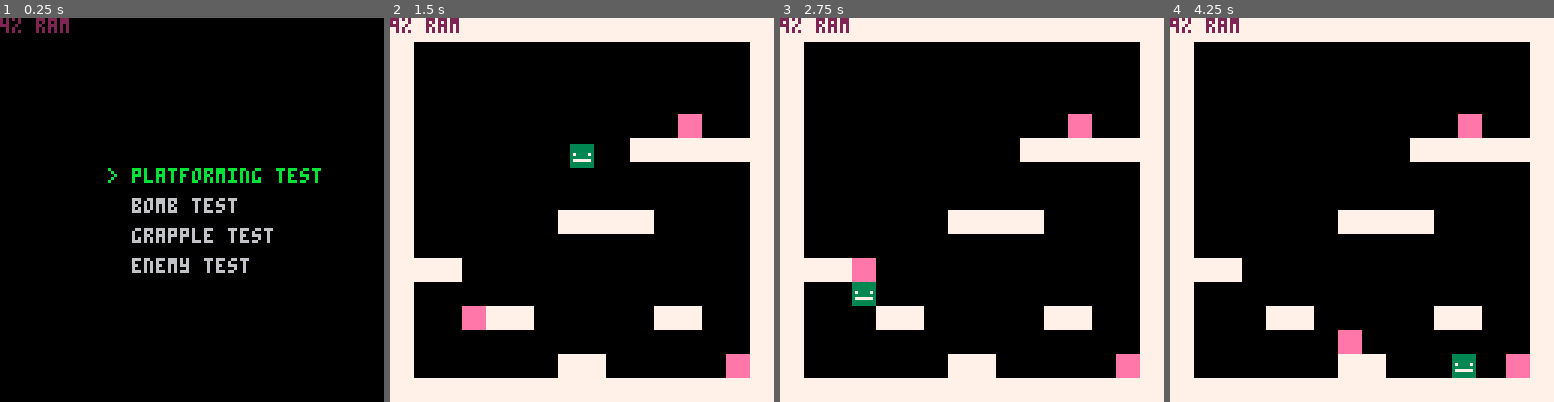
Above: before the commit, frames 1-4 (left to right).
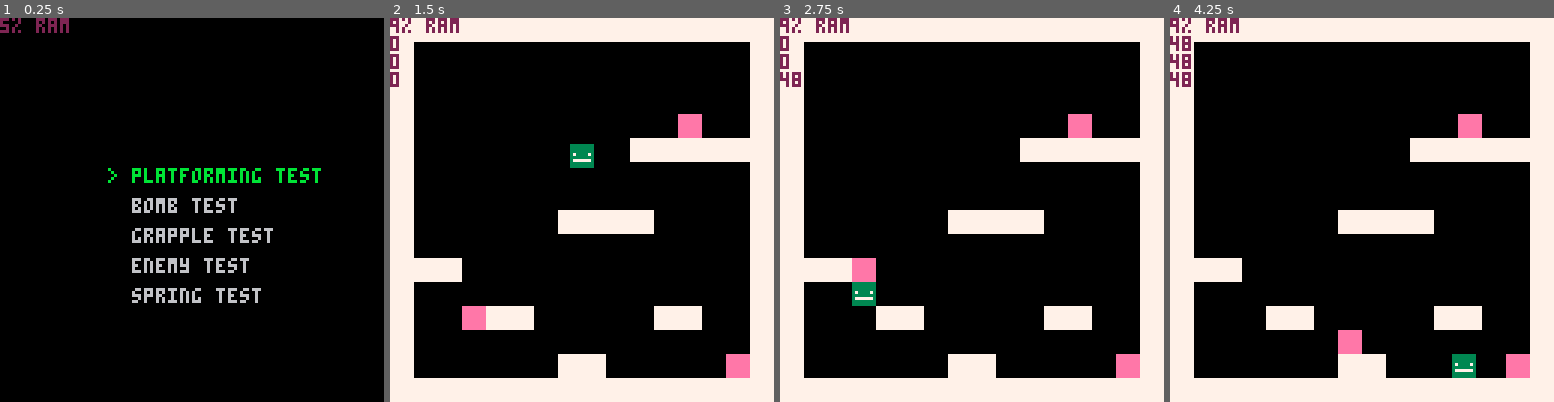
Above: after the commit, the same moments.

Repository: Bakawy/Pico_Games
Game: PICO-8 cartridge jump_game.p8
Two runs of this game, one before a commit and one after it. Both use one fixed random seed, a clock stepped at 60 frames per second and the inputs below.
Inputs:
- Up to frame 1 (0.25 s): no input
- Up to frame 2 (1.5 s): tap O (Z key) at 0.33, 0.7, 1.43 s; tap X (X key) at 1.07 s
- Up to frame 3 (2.75 s): hold Left 1.97-2.37 s; tap X (X key) at 2.07, 2.4, 2.73 s; tap O (Z key) at 2.22 s; hold Down from 2.42 s (still down)
- Up to frame 4 (4.25 s): release Down at 2.82 s; hold Right 2.87-3.53 s; tap X (X key) every 0.33 s from 3.07 to 4.07 s; tap O (Z key) at 3.1, 3.98 s; hold Up 3.58-4.08 s; hold Right from 4.13 s (still down)

The runs differ from the first frame. In frame 1, 0.6% of the frame differs, in the area x 0-68%, y 0-75%; in frame 2, 0.2%; in frame 3, 0.3%; in frame 4, 0.4%.

Commit message:
enemies die when exploded added spring test

Diff:
--- a/jump_game.p8
+++ b/jump_game.p8
@@ -10,13 +10,13 @@
 0 - main menu
 1 - game
 ]]
+#include scripts/jump_game/helper.lua
 #include scripts/jump_game/game.lua
 #include scripts/jump_game/player.lua
 #include scripts/jump_game/tile.lua
 #include scripts/jump_game/environment.lua
 #include scripts/jump_game/enemy.lua
 #include scripts/jump_game/menu.lua
-#include scripts/jump_game/helper.lua
 #include scripts/jump_game/main.lua
 
 __gfx__
@@ -28,14 +28,14 @@
 00700700377777738777777800000000000000000000000000000000000000000000000000000000000000000000000000000000000000000000000000000000
 00000000333333338888888800000000000000000000000000000000000000000000000000000000000000000000000000000000000000000000000000000000
 00000000333333338888888800000000000000000000000000000000000000000000000000000000000000000000000000000000000000000000000000000000
-eeeeeeee99999999cccccccc00000000000000000000000000000000000000000000000000000000000000000000000000000000000000000000000000000000
-eeeeeeee99999999cccccccc00000000000000000000000000000000000000000000000000000000000000000000000000000000000000000000000000000000
-eeeeeeee99999999cccccccc00000000000000000000000000000000000000000000000000000000000000000000000000000000000000000000000000000000
-eeeeeeee99999999cccccccc00000000000000000000000000000000000000000000000000000000000000000000000000000000000000000000000000000000
-eeeeeeee99999999cccccccc00000000000000000000000000000000000000000000000000000000000000000000000000000000000000000000000000000000
-eeeeeeee99999999cccccccc00000000000000000000000000000000000000000000000000000000000000000000000000000000000000000000000000000000
-eeeeeeee99999999cccccccc00000000000000000000000000000000000000000000000000000000000000000000000000000000000000000000000000000000
-eeeeeeee99999999cccccccc00000000000000000000000000000000000000000000000000000000000000000000000000000000000000000000000000000000
+eeeeeeee99999999ccccccccbbbbbbbb000000000000000000000000000000000000000000000000000000000000000000000000000000000000000000000000
+eeeeeeee99999999ccccccccbbbbbbbb000000000000000000000000000000000000000000000000000000000000000000000000000000000000000000000000
+eeeeeeee99999999ccccccccbbbbbbbb000000000000000000000000000000000000000000000000000000000000000000000000000000000000000000000000
+eeeeeeee99999999ccccccccbbbbbbbb000000000000000000000000000000000000000000000000000000000000000000000000000000000000000000000000
+eeeeeeee99999999ccccccccbbbbbbbb000000000000000000000000000000000000000000000000000000000000000000000000000000000000000000000000
+eeeeeeee99999999ccccccccbbbbbbbb000000000000000000000000000000000000000000000000000000000000000000000000000000000000000000000000
+eeeeeeee99999999ccccccccbbbbbbbb000000000000000000000000000000000000000000000000000000000000000000000000000000000000000000000000
+eeeeeeee99999999ccccccccbbbbbbbb000000000000000000000000000000000000000000000000000000000000000000000000000000000000000000000000
 00000000000000000000000000000000000000000000000000000000000000000000000000000000000000000000000000000000000000000000000000000000
 00000000000000000000000000000000000000000000000000000000000000000000000000000000000000000000000000000000000000000000000000000000
 00000000000000000000000000000000000000000000000000000000000000000000000000000000000000000000000000000000000000000000000000000000
@@ -53,7 +53,7 @@
 77777777666666660000000000000000000000000000000000000000000000000000000000000000000000000000000000000000000000000000000000000000
 77777777666666660000000000000000000000000000000000000000000000000000000000000000000000000000000000000000000000000000000000000000
 __gff__
-0000000000000000000000000000000003030300000000000000000000000000000000000000000000000000000000000105000000000000000000000000000000000000000000000000000000000000000000000000000000000000000000000000000000000000000000000000000000000000000000000000000000000000
+0000000000000000000000000000000003030303000000000000000000000000000000000000000000000000000000000105000000000000000000000000000000000000000000000000000000000000000000000000000000000000000000000000000000000000000000000000000000000000000000000000000000000000
 0000000000000000000000000000000000000000000000000000000000000000000000000000000000000000000000000000000000000000000000000000000000000000000000000000000000000000000000000000000000000000000000000000000000000000000000000000000000000000000000000000000000000000
 __map__
 0000000000000000000000000000000000000000000000000000000000000000000000000000000000000000000000000000000000000000000000000000000000000000000000000000000000000000000000000000000000000000000000000000000000000000000000000000000000000000000000000000000000000000
@@ -72,19 +72,19 @@
 0000000000000000000000000000000000000000000000000000000000000000000000000000000000000000000000000000000000000000000000000000000000000000000000000000000000000000000000000000000000000000000000000000000000000000000000000000000000000000000000000000000000000000
 0000000000000000000000000000000000000000000000000000000000000000000000000000000000000000000000000000000000000000000000000000000000000000000000000000000000000000000000000000000000000000000000000000000000000000000000000000000000000000000000000000000000000000
 0000000000000000000000000000000000000000000000000000000000000000000000000000000000000000000000000000000000000000000000000000000000000000000000000000000000000000000000000000000000000000000000000000000000000000000000000000000000000000000000000000000000000000
-3030303030303030303030303030303031313131313131313131313131313131303030303030303030303030303030303030303030303030303030303030303000000000000000000000000000000000000000000000000000000000000000000000000000000000000000000000000000000000000000000000000000000000
-3000000000000000000000000000003031000000000000000000000000000031300000000000000000000000000000303000000000000000000000000000003000000000000000000000000000000000000000000000000000000000000000000000000000000000000000000000000000000000000000000000000000000000
-3000000000000000000000000000003031000000000000000000000000000031300000000000000000000000000000303000000000000000000000000000003000000000000000000000000000000000000000000000000000000000000000000000000000000000000000000000000000000000000000000000000000000000
-3000000000000000000000000000003031000000000000000000000000000031300000000000000000000000000000303000000000000000000000000000003000000000000000000000000000000000000000000000000000000000000000000000000000000000000000000000000000000000000000000000000000000000
-3000000000000000000000001000003031000000000000000000000000000031300000000000000000000000000000303000000000000000000000000000003000000000000000000000000000000000000000000000000000000000000000000000000000000000000000000000000000000000000000000000000000000000
-3000000000000000000030303030303031000000000000000000000000000031300000000000000000000000000000303000000000000000000000000000003000000000000000000000000000000000000000000000000000000000000000000000000000000000000000000000000000000000000000000000000000000000
-3000000000000000000000000000003031000000000000000000000000000031300000000000000000000000000000303000000000000000000000000000003000000000000000000000000000000000000000000000000000000000000000000000000000000000000000000000000000000000000000000000000000000000
-3000000000000000000000000000003031000000000000000000000000003031300000000000000000000000000000303000000000000000000000000000003000000000000000000000000000000000000000000000000000000000000000000000000000000000000000000000000000000000000000000000000000000000
-3000000000000030303030000000003031000000000000000000000000303031300000000000000000000000000000303000000000000000000000000000003000000000000000000000000000000000000000000000000000000000000000000000000000000000000000000000000000000000000000000000000000000000
-3000000000000000000000000000003031000000000000000000000030303031300000000000000000000000000000303000000000000000000000000000003000000000000000000000000000000000000000000000000000000000000000000000000000000000000000000000000000000000000000000000000000000000
-3030300000000000000000000000003031000000000000000000003030303031300000000000000000000000000000303000000000000000000000020000003000000000000000000000000000000000000000000000000000000000000000000000000000000000000000000000000000000000000000000000000000000000
-3000000000000000000000000000003031111100000000000030303030303031300000000000000000000000000000303000000000000000000030303030303000000000000000000000000000000000000000000000000000000000000000000000000000000000000000000000000000000000000000000000000000000000
-3000001030300000000000303000003031111100000000003030303030303031300000000000000000000000000000303000000000000000000000000000003000000000000000000000000000000000000000000000000000000000000000000000000000000000000000000000000000000000000000000000000000000000
-3000000000000000000000000000003031111111000030303030303030303031301212000000000000000000000000303010100000000000000000000000003000000000000000000000000000000000000000000000000000000000000000000000000000000000000000000000000000000000000000000000000000000000
-3000000000000030300000000000103031111111003030303030303030303031301212000000000000000000000000303010100000000000000000000002003000000000000000000000000000000000000000000000000000000000000000000000000000000000000000000000000000000000000000000000000000000000
-3030303030303030303030303030303031313131313131313131313131313131303030303030303030303030303030303030303030303030303030303030303000000000000000000000000000000000000000000000000000000000000000000000000000000000000000000000000000000000000000000000000000000000
+3030303030303030303030303030303031313131313131313131313131313131303030303030303030303030303030303030303030303030303030303030303030303030303030303030303030303030000000000000000000000000000000000000000000000000000000000000000000000000000000000000000000000000
+3000000000000000000000000000003031000000000000000000000000000031300000000000000000000000000000303000000000000000000000000000003030000000000000000000000000000030000000000000000000000000000000000000000000000000000000000000000000000000000000000000000000000000
+3000000000000000000000000000003031000000000000000000000000000031300000000000000000000000000000303000000000000000000000000000003030000000000000000000000000000030000000000000000000000000000000000000000000000000000000000000000000000000000000000000000000000000
+3000000000000000000000000000003031000000000000000000000000000031300000000000000000000000000000303000000000000000000000000000003030000000000000000000000000000030000000000000000000000000000000000000000000000000000000000000000000000000000000000000000000000000
+3000000000000000000000001000003031000000000000000000000000000031300000000000000000000000000000303000000000000000000000000000003030000000000000000000000000000030000000000000000000000000000000000000000000000000000000000000000000000000000000000000000000000000
+3000000000000000000030303030303031000000000000000000000000000031300000000000000000000000000000303000000000000000000000000000003030000000000000000000000000000030000000000000000000000000000000000000000000000000000000000000000000000000000000000000000000000000
+3000000000000000000000000000003031000000000000000000000000000031300000000000000000000000000000303000000000000000000000000000003030000000000000000000000000000030000000000000000000000000000000000000000000000000000000000000000000000000000000000000000000000000
+3000000000000000000000000000003031000000000000000000000000003031300000000000000000000000000000303000000000000000000000000000003030000000000000000000000000000030000000000000000000000000000000000000000000000000000000000000000000000000000000000000000000000000
+3000000000000030303030000000003031000000000000000000000000303031300000000000000000000000000000303000000000000000000000000000003030000000000000000000000000000030000000000000000000000000000000000000000000000000000000000000000000000000000000000000000000000000
+3000000000000000000000000000003031000000000000000000000030303031300000000000000000000000000000303000000000000000000000000000003030000000000000000000000000000030000000000000000000000000000000000000000000000000000000000000000000000000000000000000000000000000
+3030300000000000000000000000003031000000000000000000003030303031300000000000000000000000000000303000000000000000000000020000003030000000000000000000000000000030000000000000000000000000000000000000000000000000000000000000000000000000000000000000000000000000
+3000000000000000000000000000003031111100000000000030303030303031300000000000000000000000000000303000000000000000000030303030303030000000000000000000000000000030000000000000000000000000000000000000000000000000000000000000000000000000000000000000000000000000
+3000001030300000000000303000003031111100000000003030303030303031300000000000000000000000000000303011000000000000000000000000003030100000000000000000000000000030000000000000000000000000000000000000000000000000000000000000000000000000000000000000000000000000
+3000000000000000000000000000003031111111000030303030303030303031301212000000000000000000000000303010100000000000000000000000003030131300000000000000000000000030000000000000000000000000000000000000000000000000000000000000000000000000000000000000000000000000
+3000000000000030300000000000103031111111003030303030303030303031301212000000000000000000000000303010100000000000000000000002003030131300000000000000000000000030000000000000000000000000000000000000000000000000000000000000000000000000000000000000000000000000
+3030303030303030303030303030303031313131313131313131313131313131303030303030303030303030303030303030303030303030303030303030303030303030303030303030303030303030000000000000000000000000000000000000000000000000000000000000000000000000000000000000000000000000
--- a/scripts/jump_game/game.lua
+++ b/scripts/jump_game/game.lua
@@ -19,6 +19,8 @@
 function draw_debug()
 	print(flr(stat(1)*100).."% ram", 0, 0, 2)
 	if game_state == 1 then
-		--print(player.x_velocity)
+		for id in all(player.standing_on) do
+			print(id)
+		end
 	end
 end
--- a/scripts/jump_game/helper.lua
+++ b/scripts/jump_game/helper.lua
@@ -31,3 +31,12 @@
 
 	return tiles
 end
+
+function in_list(val, list)
+    for item in all(list) do
+        if item == val then
+            return true
+        end
+    end
+    return false
+end
--- a/scripts/jump_game/menu.lua
+++ b/scripts/jump_game/menu.lua
@@ -1,5 +1,5 @@
 function init_menu()
-	menu_items = {"platforming test", "bomb test", "grapple test", "enemy test"}
+	menu_items = {"platforming test", "bomb test", "grapple test", "enemy test", "spring test"}
     menu_text = {}
     selected = 1
     disableinput = 30
@@ -26,6 +26,8 @@
             init_game(2)
 		elseif menu_items[selected] == "enemy test" then
             init_game(3)
+        elseif menu_items[selected] == "spring test" then
+            init_game(4)
 		end
     end
 end
--- a/scripts/jump_game/player.lua
+++ b/scripts/jump_game/player.lua
@@ -9,6 +9,7 @@
     grappling = false,
     hook = nil,
     hitstun = 0,
+	standing_on = {},
 	move = function(_ENV)
 		local frict = 1.5
 		local max_cayote_time = 5
@@ -71,6 +72,12 @@
 		end
 		if not grounded and cayote_time > 0 then cayote_time -= 1 end
 		if hitstun > 0 then hitstun -= 1 end
+		local tx, ty = coordinate_to_tile(x, y+5)
+		standing_on = {
+			mget(tx - 1, ty),
+			mget(tx, ty),
+			mget(tx + 1, ty),
+		}
 	end,
 	apply_grapple_force = function(_ENV)
 		if not grappling or not hook or not hook.attached then return end
@@ -159,7 +166,12 @@
 			cayote_time > 0 or
 			grappling
 		) then
-			y_velocity = - jump_strength
+			local tx, ty = coordinate_to_tile(x, y+5)
+			local jump_strength_multiplier = 1
+			if in_list(19, standing_on) then
+				jump_strength_multiplier = 1.5
+			end
+			y_velocity = - jump_strength * jump_strength_multiplier
 			if grappling then
 				grappling = false
 				hook = nil
--- a/scripts/jump_game/tile.lua
+++ b/scripts/jump_game/tile.lua
@@ -1,3 +1,36 @@
+function normal_hit_floor(self)
+	self.y_velocity = 0
+	local tx, ty = coordinate_to_tile(self.x, self.y)
+	mset(tx, ty, self.id)
+	self.dead = true
+end
+
+function bomb_hit_floor(self)
+	local tx, ty = coordinate_to_tile(self.x, self.y)
+	mset(tx, ty, self.id)
+	self.dead = true
+	explode(self.x, self.y, self.explosion_size)
+end
+
+function spring_hit_floor(self)
+	self.y_velocity *= -0.4
+	self.x_velocity *= 0.4
+	if abs(self.y_velocity) < 0.15 then
+		local tx, ty = coordinate_to_tile(self.x, self.y)
+		mset(tx, ty, self.id)
+		self.dead = true
+	end
+end
+
+function normal_hit_wall(self)
+	self.x_velocity = 0
+end
+
+function bomb_hit_wall(self)
+	explode(self.x, self.y, self.explosion_size)
+	self.dead = true
+end
+
 Tile = Class:new({
 	id=0,
 	x=64,
@@ -16,12 +49,11 @@
 			--is_solid_tile(x + 3, new_y + 4)
 		) then
 			y = flr((new_y + 4) / 8) * 8 - 4
-			y_velocity = 0
 			local tx, ty = coordinate_to_tile(x, y)
-			mset(tx, ty, id)
-			dead = true
-			if id == 17 then
-				explode(x, y, explosion_size)
+			if mget(tx, ty + 1) == 19 and y_velocity > 0.15 then
+				y_velocity *= -1
+			else
+				hit_floor(_ENV)
 			end
 		elseif y_velocity < 0 and (
 			check_tile_stat(x - 3, new_y - 4, 0) or
@@ -43,11 +75,7 @@
 				else
 					x = flr((new_x - 4) / 8 + 1) * 8 + 4
 				end
-				x_velocity = 0
-				if id == 17 then
-					explode(x, y, explosion_size)
-					dead = true
-				end
+				hit_wall(_ENV)
 			else
 				x = new_x
 			end
@@ -56,15 +84,31 @@
 	draw=function(_ENV)
 		spr(id, x - 4, y-4)
 	end,
+	hit_floor=normal_hit_floor,
+	hit_wall=normal_hit_wall,
 })
+tile_behaviors = {
+    [17] = {hit_floor=bomb_hit_floor, explosion_size=20, hit_wall=bomb_hit_wall},
+	[19] = {hit_floor=spring_hit_floor}
+}
+
 function spawn_thrown_tile(id, x, y, velocity, direction)
-	add(thrown_tiles, Tile:new({
-		id=id,
-		x=x,
-		y=y,
-		x_velocity=velocity * cos(direction),
-		y_velocity=velocity * sin(direction),
-	}))
+    local tile = {
+        id = id,
+        x = x,
+        y = y,
+        x_velocity = velocity * cos(direction),
+        y_velocity = velocity * sin(direction),
+    }
+
+    local behavior = tile_behaviors[id]
+    if behavior then
+        for k, v in pairs(behavior) do
+            tile[k] = v
+        end
+    end
+
+    add(thrown_tiles, Tile:new(tile))
 end
 
 function move_tiles()
@@ -103,6 +147,12 @@
 		player.x_velocity += cos(direction) * magnitude
 		player.y_velocity += sin(direction) * magnitude
 	end
+
+	for enemy in all(enemies) do
+		if dist(enemy.x, enemy.y, x, y) < radius then
+			del(enemies, enemy)
+		end
+	end
 end
 
 function draw_thrown_tiles()
Not shown, changed: pages/jump_game.html
Not shown, changed: pages/jump_game.js
Not shown, changed: scripts/.DS_Store
